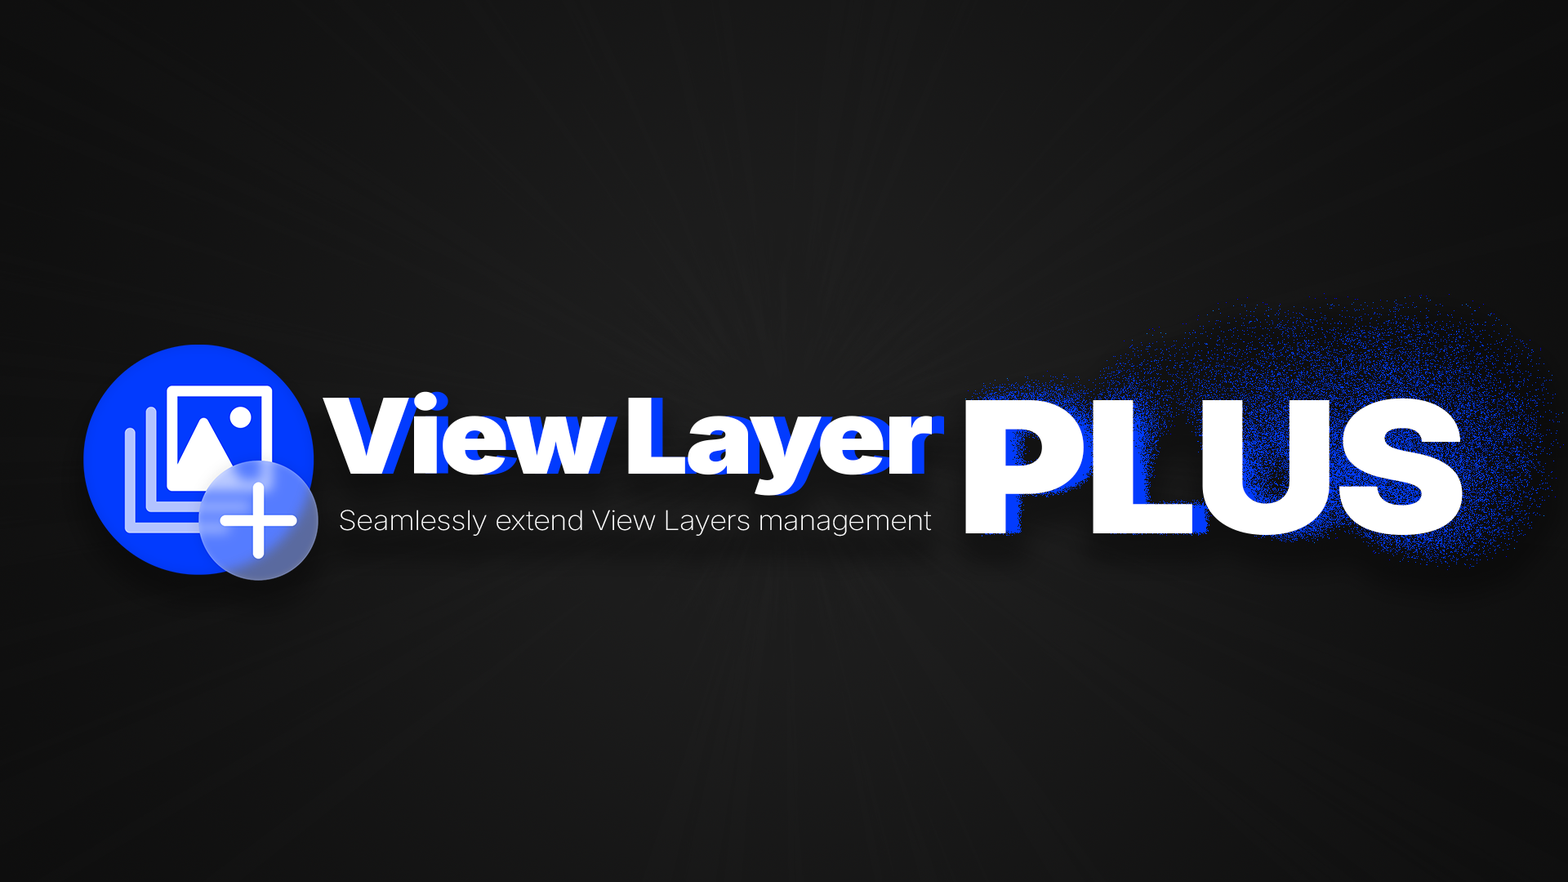
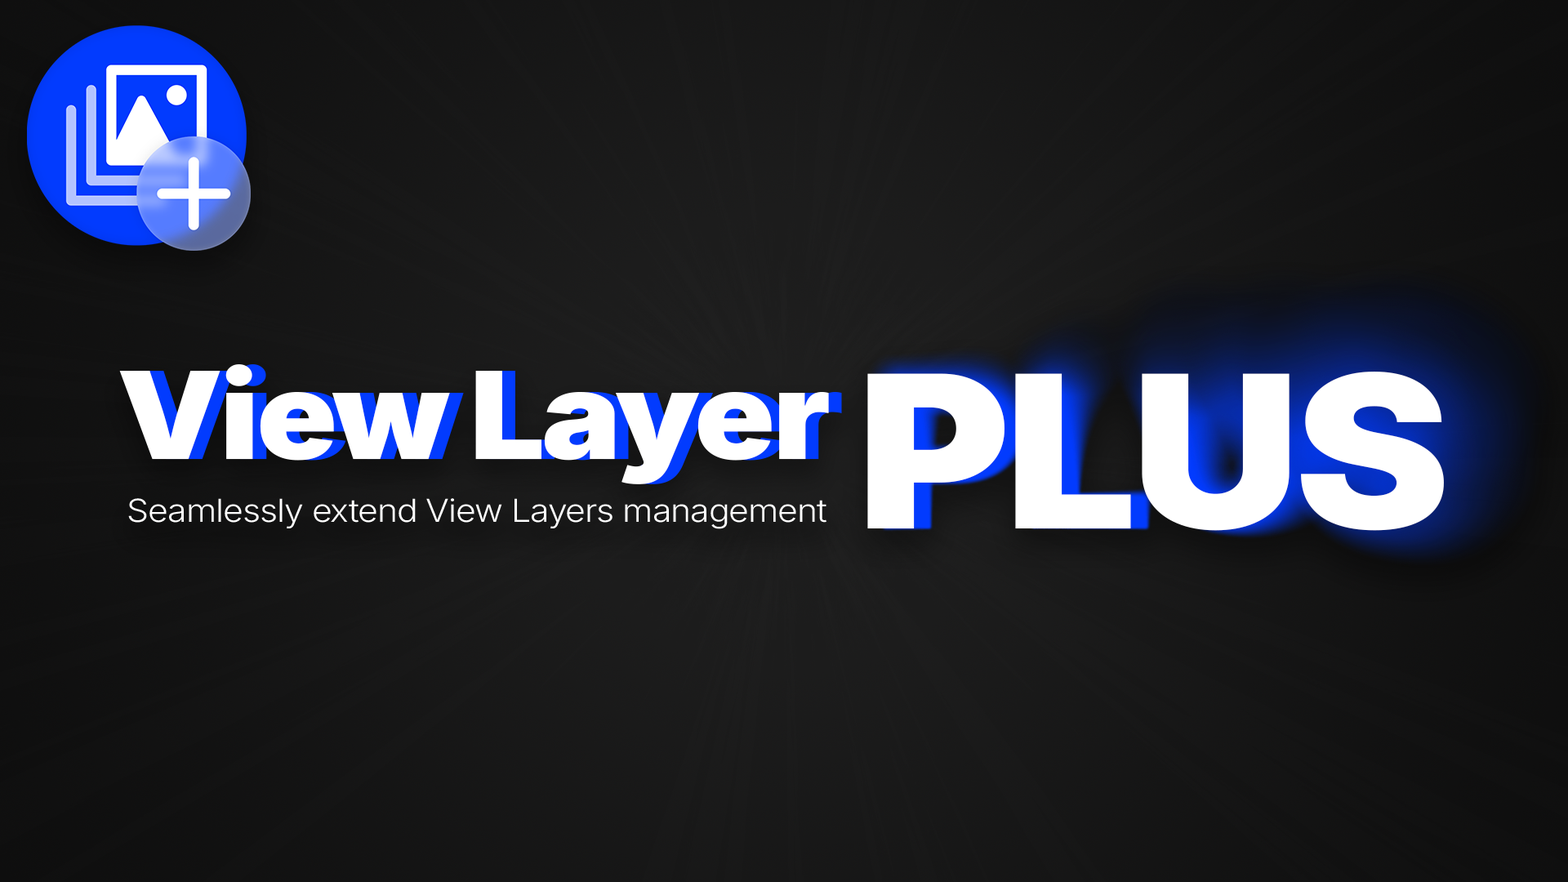
Revision of a layered 1568 × 882 image; what changed, layer by layer:
painted on "logo" over <box>26,25,319,581</box>
renamed "PLUS copy" to "PLUS", moved it above "PLUS copy", painted on it over <box>867,371,1463,535</box>
removed group "Group 3" (1 layers) (was dissolve) from group "Group 2" over <box>964,291,1568,571</box>
added layer "PLUS copy" in group "Group 2" over <box>868,300,1531,548</box>
moved "PLUS" (2nd of 2, in "Group 2") into group "Group 2", painted on it over <box>868,273,1568,571</box>
painted on "Seamlessly extend View Layers management" over <box>128,498,932,537</box>
painted on "View Layer" over <box>119,364,932,496</box>
painted on "View Layer offset" over <box>133,364,945,496</box>